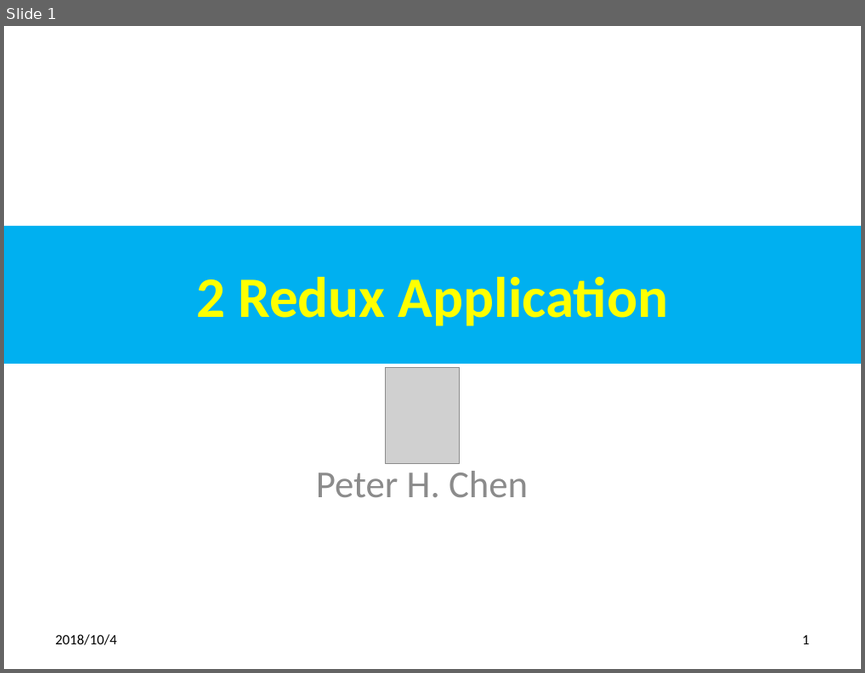
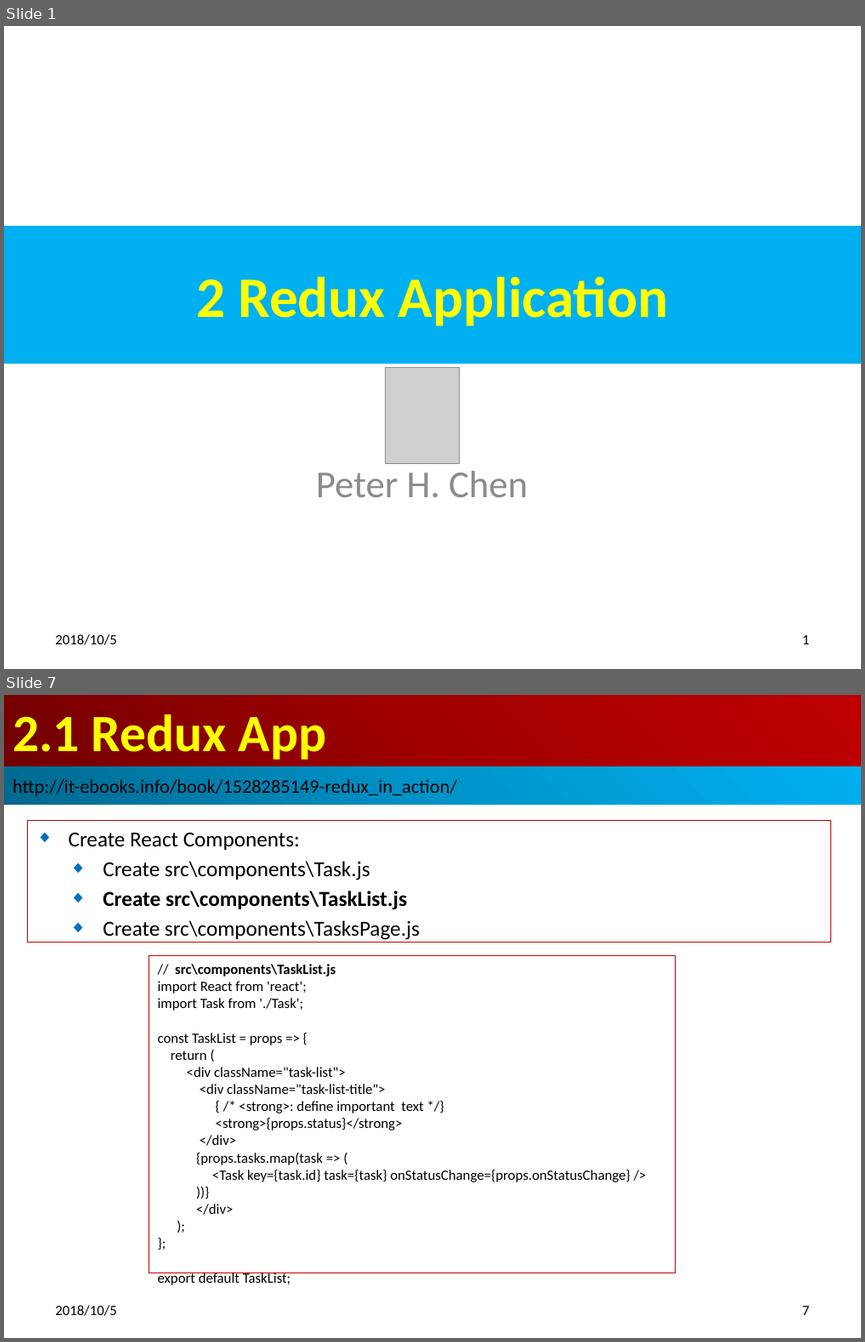
Before and after one commit to peterhchen/redux-code, a slide deck: 15_Ch02_ReduxApp.pptx. Shown one above the other, each under a label of ours: slide 1 before the commit, slides 1 and 7 after it; the slides between them are not shown. The pictures are 865x673 and 865x1342 pixels, drawn with LibreOffice and Linux fonts; fonts in the diff are those of the drawing; grey boxes stand for pictures. Boxes give left, top, right and bottom in pixels: in the first picture for what was removed or moved away, otherwise in the second. Text is boxed around its words. In the diff, an @@ line names an element or a change of style, - is before the commit and + after.

```diff
--- a/15_Ch02_ReduxApp.pptx
+++ b/15_Ch02_ReduxApp.pptx
@@ slide 7 added at bbox=[4, 695, 861, 1338], background #FFFFFF @@
@@ title added at bbox=[4, 695, 861, 767], fill gradient #720000 to #A20000 to #C00000, 44 pt, text #FFFF00, bold @@
+2.1 Redux App
@@ rectangle added at bbox=[4, 767, 861, 805], fill gradient #00688E to #0094CA to #00B0F0, 16 pt, text #000000 @@
+http://it-ebooks.info/book/1528285149-redux_in_action/
@@ subtitle added at bbox=[28, 821, 831, 942], outline #C00000 0.75 pt, 18 pt, text #000000 @@
+◆ Create React Components:
+◆ Create src\components\Task.js
+◆ Create src\components\TaskList.js
+◆ Create src\components\TasksPage.js
@@ rectangle added at bbox=[148, 955, 675, 1272], outline #C00000 0.75 pt, 12 pt, text #000000 @@
+// src\components\TaskList.js
+import React from 'react';
+import Task from './Task';
+const TaskList = props => {
+return (
+<div className="task-list">
+<div className="task-list-title">
+{ /* <strong>: define important text */}
+<strong>{props.status}</strong>
+</div>
+{props.tasks.map(task => (
+<Task key={task.id} task={task} onStatusChange={props.onStatusChange} />
+))}
+</div>
+);
+};
+export default TaskList;
@@ text added at bbox=[55, 1304, 116, 1315], 12 pt, text #000000 @@
+2018/10/5
@@ page number added at bbox=[802, 1305, 809, 1315], 12 pt, text #000000 @@
+7
@@ slide 1 changed as well @@
@@ text at bbox=[55, 634, 116, 645]: text changed @@
-2018/10/4
+2018/10/5
```
Also in this commit, not shown: 3 other slides changed, 12 other slides added.
